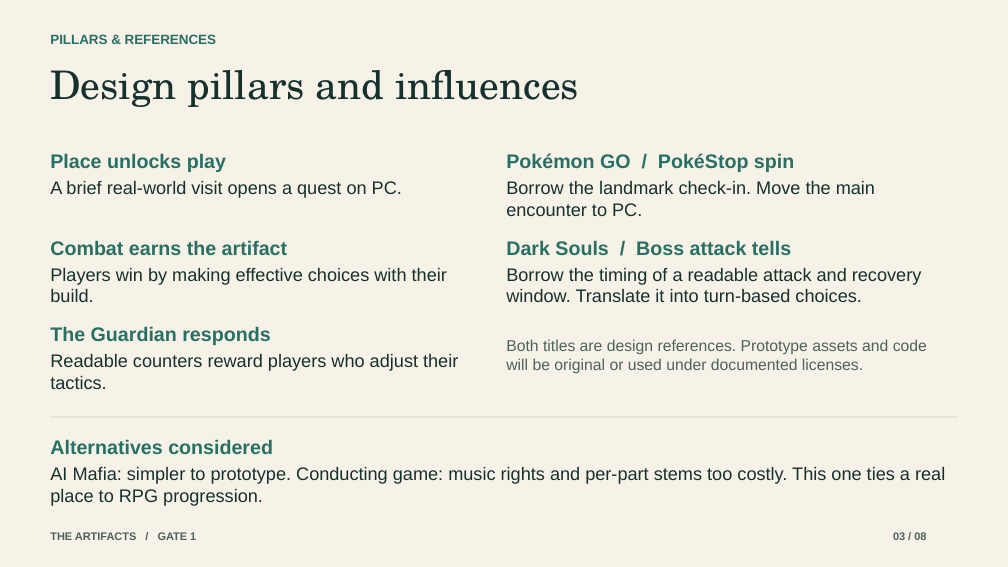
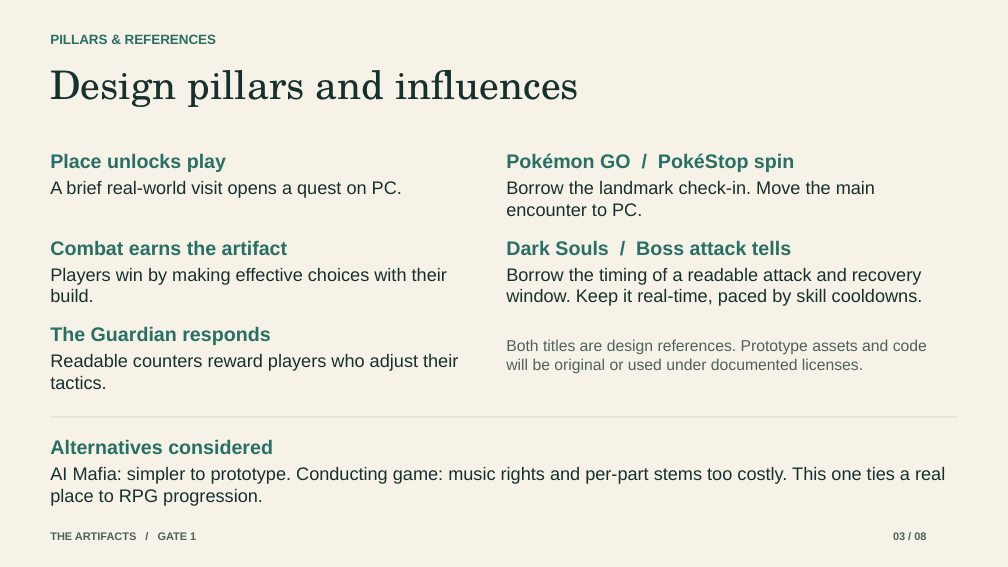
Before and after one commit to SM5858/the-artifacts, a slide deck: slide 3 of deck/The Artifacts - G1.pptx. Drawn at 1008x567 pixels with LibreOffice and Linux fonts; fonts in the diff are those of the drawing. Boxes give left, top, right and bottom in pixels: in the first picture for what was removed or moved away, otherwise in the second. Text is boxed around its words. In the diff, an @@ line names an element or a change of style, - is before the commit and + after.

```diff
--- a/deck/The Artifacts - G1.pptx
+++ b/deck/The Artifacts - G1.pptx
@@ text at (506,268,923,306): text changed @@
-Borrow the timing of a readable attack and recovery window. Translate it into turn-based choices.
+Borrow the timing of a readable attack and recovery window. Keep it real-time, paced by skill cooldowns.
```
Also in this commit, not shown: 1 other slide changed, 3 other files.
